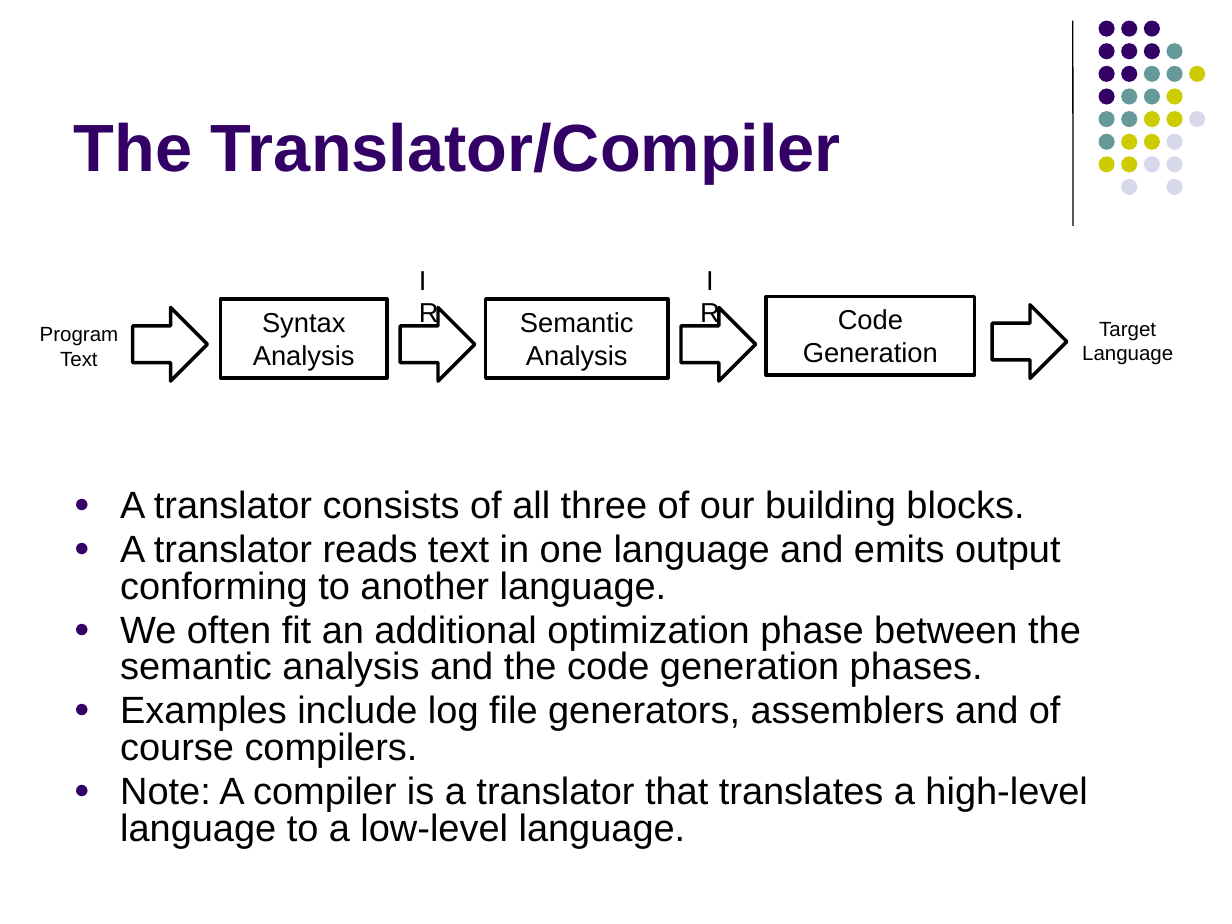
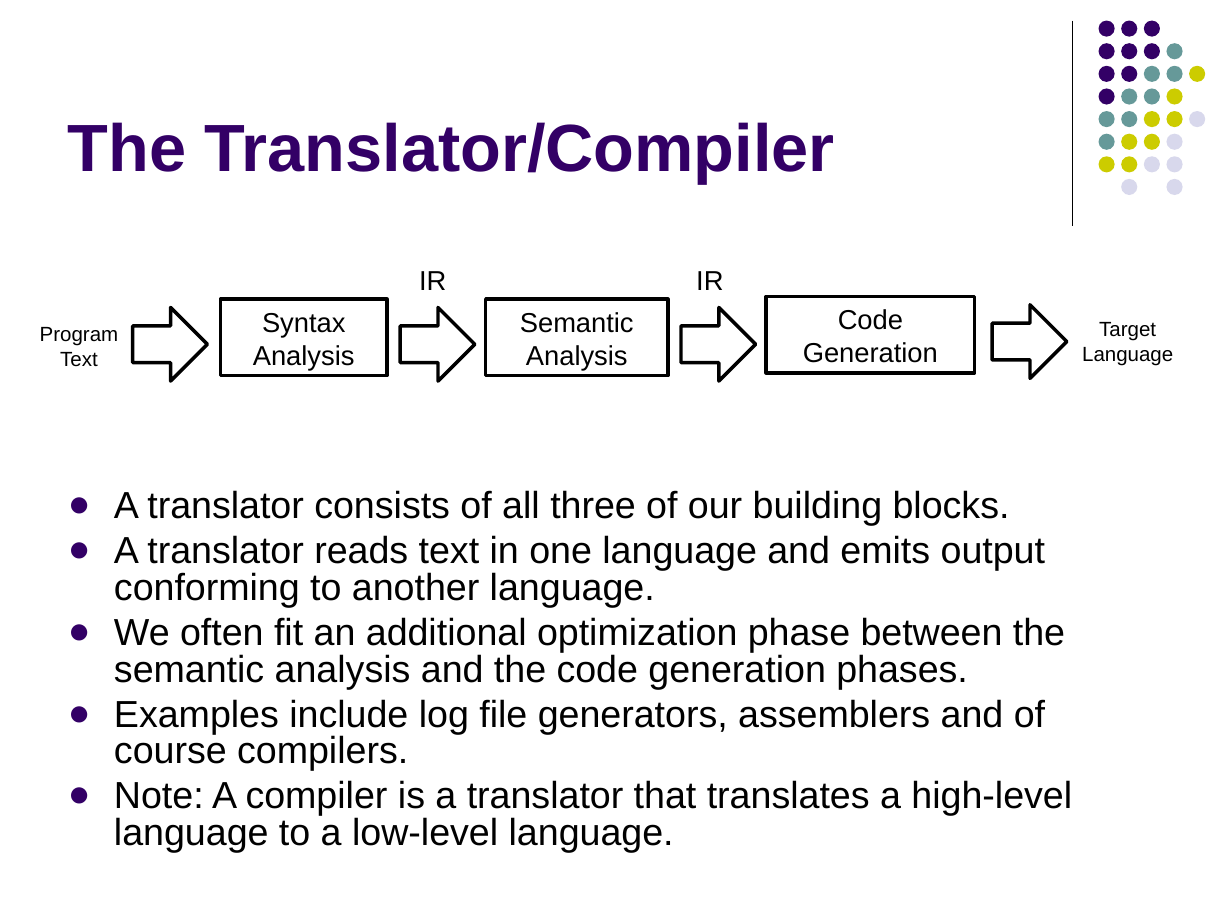
Before and after one commit to lutzhamel/CSC402, a slide deck: slide 19 of notes/csc402-ln001.pptx (slide 20 before the commit). Drawn at 1232x924 pixels with LibreOffice and Linux fonts; fonts in the diff are those of the drawing. Boxes give left, top, right and bottom in pixels: in the first picture for what was removed or moved away, otherwise in the second. Text is boxed around its words. In the diff, an @@ line names an element or a change of style, - is before the commit and + after.

```diff
--- a/notes/csc402-ln001.pptx
+++ b/notes/csc402-ln001.pptx
@@ title "The Translator/Compiler": place and size @@
-title "The Translator/Compiler" at [74, 122, 841, 183]
+title "The Translator/Compiler" at [68, 122, 835, 183]
@@ text "IR" rewrapped from [407, 256, 451, 293] to [419, 271, 446, 290] @@
@@ text "IR" rewrapped from [687, 256, 732, 293] to [696, 271, 723, 290] @@
@@ right arrow at [400, 308, 476, 382]: proportions changed @@
@@ right arrow at [681, 308, 756, 382]: proportions changed @@
@@ text "A translator consists of all ..." at [114, 490, 1072, 852]: size 22.2 to 22 pt; line spacing 0.8 to 0.81; less space between paragraphs @@
```
Also in this commit, not shown: 24 other slides changed, 1 slide removed, 3 other files.
